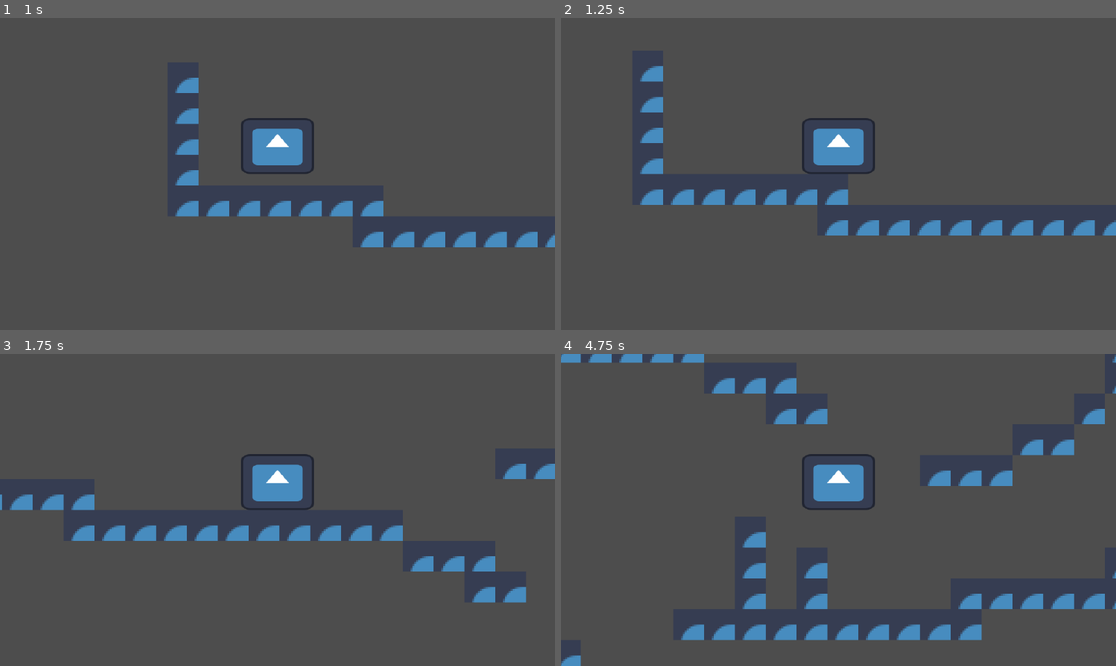
Above: before the commit, frames 1-4 (two rows, left to right).
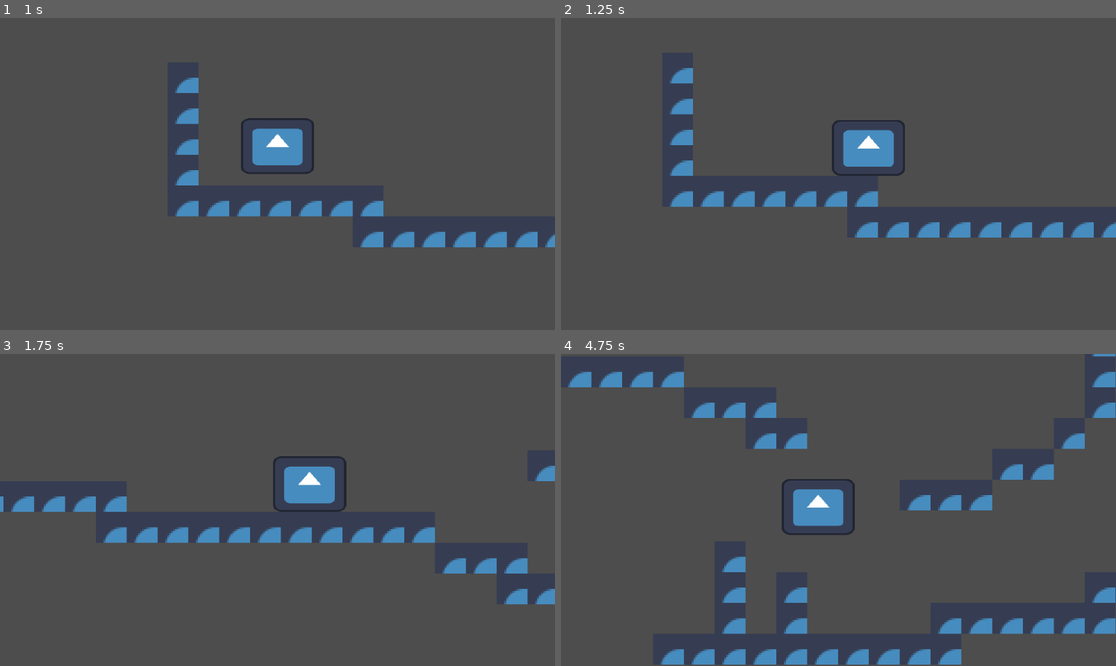
Above: after the commit, the same moments.

Repository: Tay6000/Bolder
Game: Godot game, scene res://Levels/open.tscn
The game is run twice, just before and just after one commit, with the same random seed, the same clock (stepped at 60 frames per second) and the same inputs. The engine's default icon, where the game draws it, is replaced by a stand-in: a white triangle on a blue panel in a dark square.
Inputs:
- Up to frame 1 (1 s): tap Enter at 0.5 s; hold Right (moveRight) from 0.53 s (still down); tap Alt at 0.6 s; tap Space (jump) at 0.77 s
- Up to frame 2 (1.25 s): keep holding Right (moveRight)
- Up to frame 3 (1.75 s): keep holding Right (moveRight); tap Shift at 1.35 s; tap Space (jump) at 1.52 s
- Up to frame 4 (4.75 s): release Right (moveRight) at 2.03 s; hold Left (moveLeft) 2.03-2.78 s; tap Alt at 2.1, 3.6 s; hold Right (moveRight) 2.78-4.28 s; tap Shift at 2.85, 4.35 s; tap Space (jump) at 3.02, 3.77, 4.52 s; hold Left (moveLeft) from 4.28 s (still down)

Frame 1 is identical in both runs. In frame 2, 4.8% of the frame differs, in the area x 14-100%, y 15-71%; in frame 3, 4.9%; in frame 4, 14%, in the area x 0-100%, y 0-100%.
Error after the commit: Parse Error: Could not find type "CombatAction" in the current scope. (res://CombatActionButton.gd:3)

Commit message:
a;lksjdf

Diff:
--- a/John_Spelunk_Stuff/john_spelunk.tscn
+++ b/John_Spelunk_Stuff/john_spelunk.tscn
@@ -21,3 +21,5 @@
 
 [node name="John_paparazi" type="Camera2D" parent="." unique_id=2055879631]
 zoom = Vector2(4, 4)
+position_smoothing_enabled = true
+position_smoothing_speed = 10.0
--- a/John_Spelunk_Stuff/john_spelunk_move.gd
+++ b/John_Spelunk_Stuff/john_spelunk_move.gd
@@ -1,9 +1,14 @@
 extends CharacterBody2D
-
+class_name Player
 
 @export var SPEED = 200.0
 @export var JUMP_VELOCITY = -330.0
+@onready var level1 = preload("res://Levels/l_1.tscn")
 
+var encounters = []
+
+func _ready() -> void:
+	pass
 
 func _physics_process(delta: float) -> void:
 	# Add the gravity.
@@ -23,3 +28,8 @@
 		velocity.x = move_toward(velocity.x, 0, SPEED)
 
 	move_and_slide()
+
+
+func _on_test_encounter_body_entered(body: Node2D) -> void:
+	if body is Player:
+		self.get_parent().get_parent().start_combat()
--- /dev/null
+++ b/Levels/l_1.gd
@@ -0,0 +1,22 @@
+extends Node2D
+
+@onready var enemies = preload("res://parties/enemy_party.tscn").instantiate()
+@onready var players = preload("res://parties/player_party.tscn").instantiate()
+@onready var battleScene = preload("res://BattleScene.tscn")
+
+# Called when the node enters the scene tree for the first time.
+func _ready() -> void:
+	pass # Replace with function body.
+
+# Called every frame. 'delta' is the elapsed time since the previous frame.
+func _process(delta: float) -> void:
+	pass
+
+func start_combat():
+	enemies._load_party(1, 0)
+	players._load_party(1, 0)
+	_add_scene_manually()
+	get_node("/root/L1").free()
+
+func _add_scene_manually():
+	get_tree().root.add_child(battleScene)
--- a/Levels/l_1.tscn
+++ b/Levels/l_1.tscn
@@ -1,7 +1,9 @@
 [gd_scene format=3 uid="uid://cb20k47x0v1gg"]
 
+[ext_resource type="Script" uid="uid://caagrixkqn7n1" path="res://Levels/l_1.gd" id="1_js4pb"]
 [ext_resource type="Texture2D" uid="uid://4q335xxs2p" path="res://icon.svg" id="1_wxp3d"]
 [ext_resource type="PackedScene" uid="uid://hyrflyxnbrll" path="res://John_Spelunk_Stuff/john_spelunk.tscn" id="2_g4tqg"]
+[ext_resource type="Script" uid="uid://bckytvnv2suim" path="res://Levels/test_encounter.gd" id="4_85foq"]
 
 [sub_resource type="TileSetAtlasSource" id="TileSetAtlasSource_g4tqg"]
 texture = ExtResource("1_wxp3d")
@@ -138,7 +140,11 @@
 physics_layer_0/collision_layer = 1
 sources/0 = SubResource("TileSetAtlasSource_g4tqg")
 
+[sub_resource type="RectangleShape2D" id="RectangleShape2D_dus48"]
+size = Vector2(44, 43.25)
+
 [node name="L1" type="Node2D" unique_id=523976112]
+script = ExtResource("1_js4pb")
 
 [node name="TileMap" type="TileMap" parent="." unique_id=1039702357]
 tile_set = SubResource("TileSet_5qlml")
@@ -148,3 +154,17 @@
 [node name="John_Spelunk" parent="TileMap" unique_id=1481407721 instance=ExtResource("2_g4tqg")]
 position = Vector2(57, 250)
 JUMP_VELOCITY = -330.0
+
+[node name="test_encounter" type="Area2D" parent="." unique_id=395789162]
+script = ExtResource("4_85foq")
+
+[node name="Sprite2D" type="Sprite2D" parent="test_encounter" unique_id=206656025]
+position = Vector2(458.5, 217.5)
+scale = Vector2(0.3515625, 0.3359375)
+texture = ExtResource("1_wxp3d")
+
+[node name="CollisionShape2D" type="CollisionShape2D" parent="test_encounter" unique_id=766902834]
+position = Vector2(458.5, 218.125)
+shape = SubResource("RectangleShape2D_dus48")
+
+[connection signal="body_entered" from="test_encounter" to="TileMap/John_Spelunk" method="_on_test_encounter_body_entered"]
--- /dev/null
+++ b/Levels/test_encounter.gd
@@ -0,0 +1,13 @@
+extends Area2D
+
+@onready var enemies = preload("res://parties/enemy_party.tscn").instantiate()
+@onready var players = preload("res://parties/player_party.tscn").instantiate()
+
+# Called when the node enters the scene tree for the first time.
+func _ready() -> void:
+	pass # Replace with function body.
+
+
+# Called every frame. 'delta' is the elapsed time since the previous frame.
+func _process(delta: float) -> void:
+	pass
--- a/chara/dragonman.tscn
+++ b/chara/basil.tscn
@@ -21,14 +21,14 @@
 shadow_size = 3
 shadow_color = Color(0, 0, 0, 0.827451)
 
-[node name="Character" type="Node2D"]
+[node name="Character" type="Node2D" unique_id=1167125149]
 script = ExtResource("1_lllq6")
 combat_actions = [ExtResource("2_3tya3"), ExtResource("3_pk2pj"), ExtResource("4_gk2re"), ExtResource("5_pk2pj")]
 
-[node name="Sprite" type="Sprite2D" parent="."]
+[node name="Sprite" type="Sprite2D" parent="." unique_id=1266381813]
 texture = ExtResource("2_qyyhk")
 
-[node name="HealthBar" type="ProgressBar" parent="."]
+[node name="HealthBar" type="ProgressBar" parent="." unique_id=240081909]
 offset_left = -60.0
 offset_top = 80.0
 offset_right = 61.0
@@ -38,7 +38,7 @@
 value = 50.0
 show_percentage = false
 
-[node name="HealthText" type="Label" parent="HealthBar"]
+[node name="HealthText" type="Label" parent="HealthBar" unique_id=1268450176]
 layout_mode = 0
 offset_top = -2.0
 offset_right = 120.0
@@ -48,7 +48,7 @@
 horizontal_alignment = 1
 vertical_alignment = 1
 
-[node name="Focus" type="Sprite2D" parent="."]
+[node name="Focus" type="Sprite2D" parent="." unique_id=509680248]
 visible = false
 position = Vector2(-150, 0)
 texture = ExtResource("3_5ikp8")
--- a/enemy_party.gd
+++ b/enemy_party.gd
@@ -3,15 +3,12 @@
 @export var enemies: Array = []
 @export var index : int = 0
 
-@onready var lizardman = preload("res://chara/lizardman.tscn").instantiate()
-@onready var bore = preload("res://chara/battlecatsguythatIhate.tscn").instantiate()
+@onready var slime = preload("res://chara/slime.tscn").instantiate()
+@onready var Bowlder = preload("res://chara/bowlder.tscn").instantiate()
+@onready var spider = preload("res://chara/spider.tscn").instantiate()
 
 # Called when the node enters the scene tree for the first time.
 func _ready() -> void:
-	lizardman.flip_visual = true
-	bore.flip_visual = true
-	_add_chara(lizardman)
-	_add_chara(bore)
 	enemies = get_children()
 	for i in enemies.size():
 		enemies[i].position = Vector2(0, i*180)
@@ -26,3 +23,18 @@
 
 func _add_chara(newChar):
 	add_child(newChar)
+
+func _load_party(enemy1 : int, enemy2 : int):
+	var list = [enemy1, enemy2]
+	for enemy in list:
+		if enemy == 0:
+			continue
+		if enemy == 1:
+			slime.is_player = false
+			_add_chara(slime)
+		if enemy == 2:
+			Bowlder.is_player = false
+			_add_chara(Bowlder)
+		if enemy == 3:
+			spider.is_player = false
+			_add_chara(spider)
--- a/parties/enemy_party.tscn
+++ b/parties/enemy_party.tscn
@@ -1,6 +1,6 @@
-[gd_scene load_steps=2 format=3 uid="uid://dxog6i0eqqkhv"]
+[gd_scene format=3 uid="uid://dxog6i0eqqkhv"]
 
 [ext_resource type="Script" uid="uid://c77mgte1tntrg" path="res://enemy_party.gd" id="1_g7b16"]
 
-[node name="EnemyParty" type="Node2D"]
+[node name="EnemyParty" type="Node2D" unique_id=130136746]
 script = ExtResource("1_g7b16")
--- a/parties/player_party.tscn
+++ b/parties/player_party.tscn
@@ -1,6 +1,6 @@
-[gd_scene load_steps=2 format=3 uid="uid://dktotdh6q1k0i"]
+[gd_scene format=3 uid="uid://dktotdh6q1k0i"]
 
 [ext_resource type="Script" uid="uid://dqce31pr5hffh" path="res://player_party.gd" id="1_f5smd"]
 
-[node name="PlayerParty" type="Node2D"]
+[node name="PlayerParty" type="Node2D" unique_id=1206611226]
 script = ExtResource("1_f5smd")
--- a/player_party.gd
+++ b/player_party.gd
@@ -3,16 +3,10 @@
 
 @export var players: Array = []
 @export var index : int = 0
-@onready var dragonman = preload("res://chara/dragonman.tscn").instantiate()
-@onready var bad = preload("res://chara/baddragon.tscn").instantiate()
-
+@onready var john = preload("res://chara/basil.tscn").instantiate()
 
 # Called when the node enters the scene tree for the first time.
 func _ready() -> void:
-	dragonman.is_player = true
-	bad.is_player = true
-	_add_chara(dragonman)
-	_add_chara(bad)
 	players = get_children()
 	for i in players.size():
 		players[i].position = Vector2(0, i*180)
@@ -26,3 +20,12 @@
 
 func _add_chara(newChar):
 	add_child(newChar)
+
+func _load_party(player1 : int, player2 : int):
+	var list = [player1, player2]
+	for player in list:
+		if player == 0:
+			continue
+		if player == 1:
+			john.is_player = true
+			_add_chara(john)
Not shown, added: Levels/l_1.gd.uid
Not shown, added: Levels/test_encounter.gd.uid
Renamed: chara/battlecatsguythatIhate.tscn -> chara/bowlder.tscn
Renamed: chara/lizardman.tscn -> chara/slime.tscn
Renamed: chara/baddragon.tscn -> chara/spider.tscn
